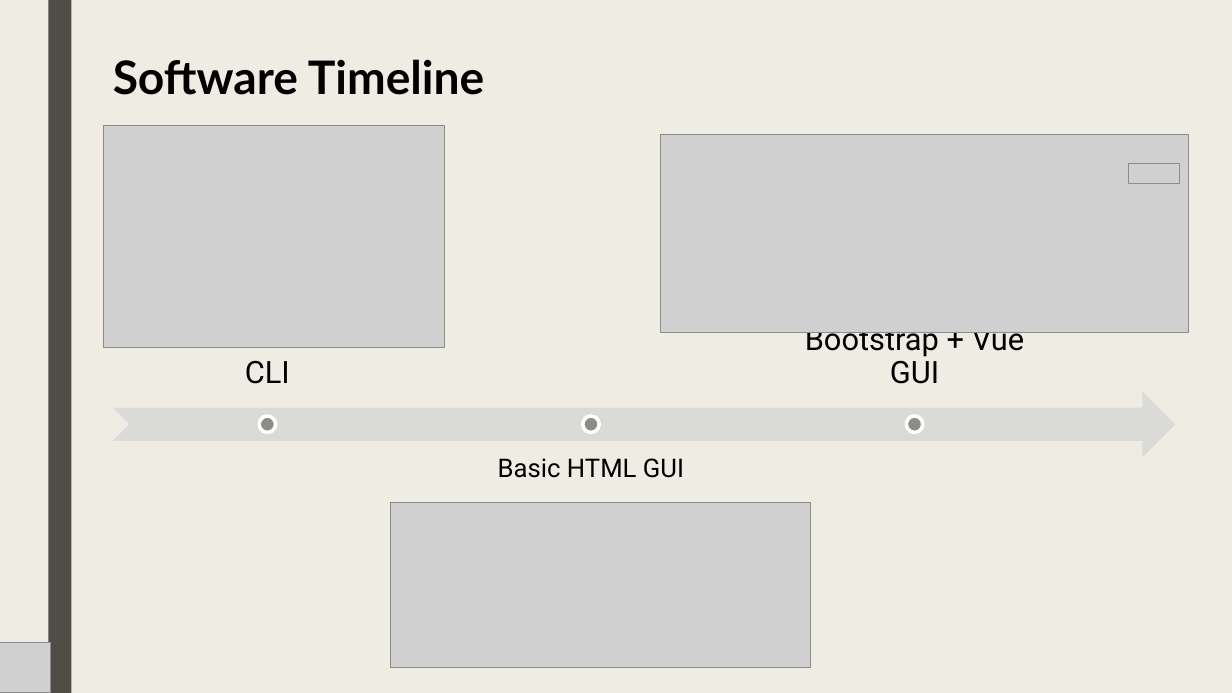
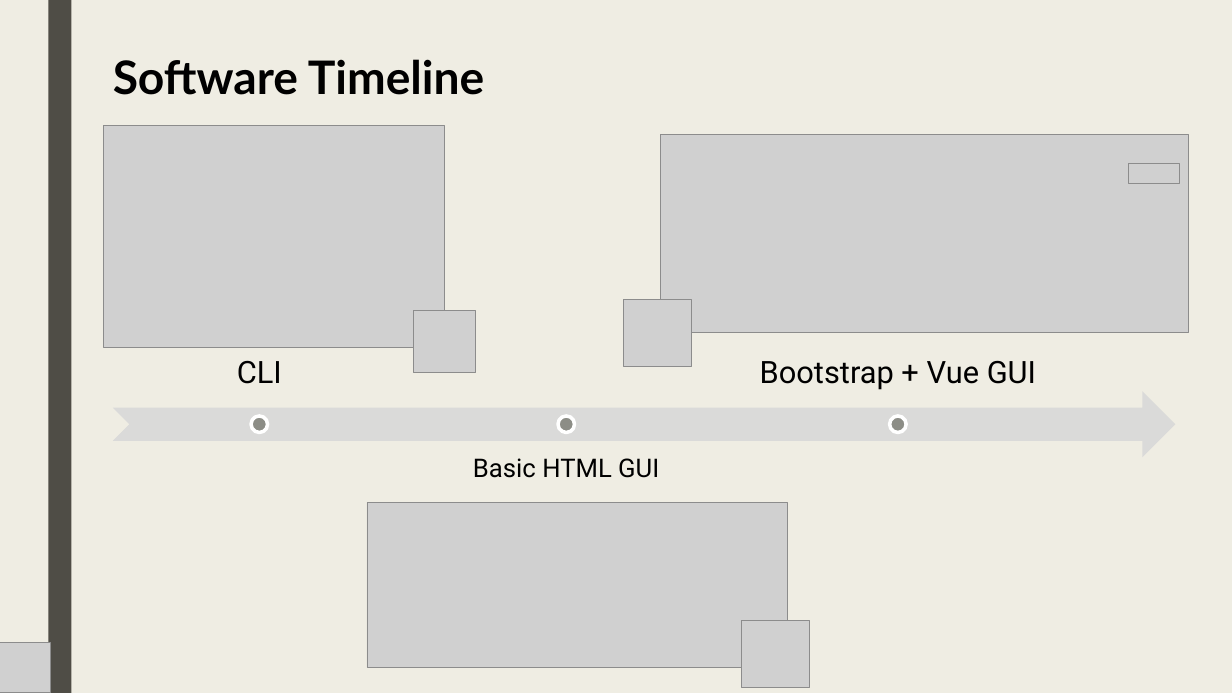
Before and after one commit to lt-scuolalavoro/suit, a slide deck: slide 3 of resources/EN - Suit Database + Backup Slides.pptx. Drawn at 1232x693 pixels with LibreOffice and Linux fonts; fonts in the diff are those of the drawing; grey boxes stand for pictures. Boxes give left, top, right and bottom in pixels: in the first picture for what was removed or moved away, otherwise in the second. Text is boxed around its words. In the diff, an @@ line names an element or a change of style, - is before the commit and + after.

```diff
--- a/resources/EN - Suit Database + Backup Slides.pptx
+++ b/resources/EN - Suit Database + Backup Slides.pptx
@@ picture added at box(624, 299, 691, 367) @@
@@ picture added at box(413, 311, 476, 373) @@
@@ text "CLI": place and size @@
-text "CLI" at box(245, 360, 290, 384)
+text "CLI" at box(237, 360, 282, 384)
@@ text "Bootstrap + Vue GUI" rewrapped from box(805, 332, 1025, 384) to box(760, 360, 1036, 390) @@
@@ ellipse: place and size @@
-ellipse at box(259, 416, 275, 433)
+ellipse at box(251, 416, 268, 433)
@@ ellipse: place and size @@
-ellipse at box(583, 416, 600, 433)
+ellipse at box(558, 416, 575, 433)
@@ ellipse: place and size @@
-ellipse at box(907, 416, 923, 433)
+ellipse at box(890, 416, 907, 433)
@@ text "Basic HTML GUI": place and size @@
-text "Basic HTML GUI" at box(498, 458, 684, 478)
+text "Basic HTML GUI" at box(473, 458, 659, 478)
@@ picture: place and size @@
-picture at box(391, 503, 811, 668)
+picture at box(367, 503, 787, 668)
@@ picture added at box(742, 620, 810, 688) @@
```
Also in this commit, not shown: 2 other slides changed.
